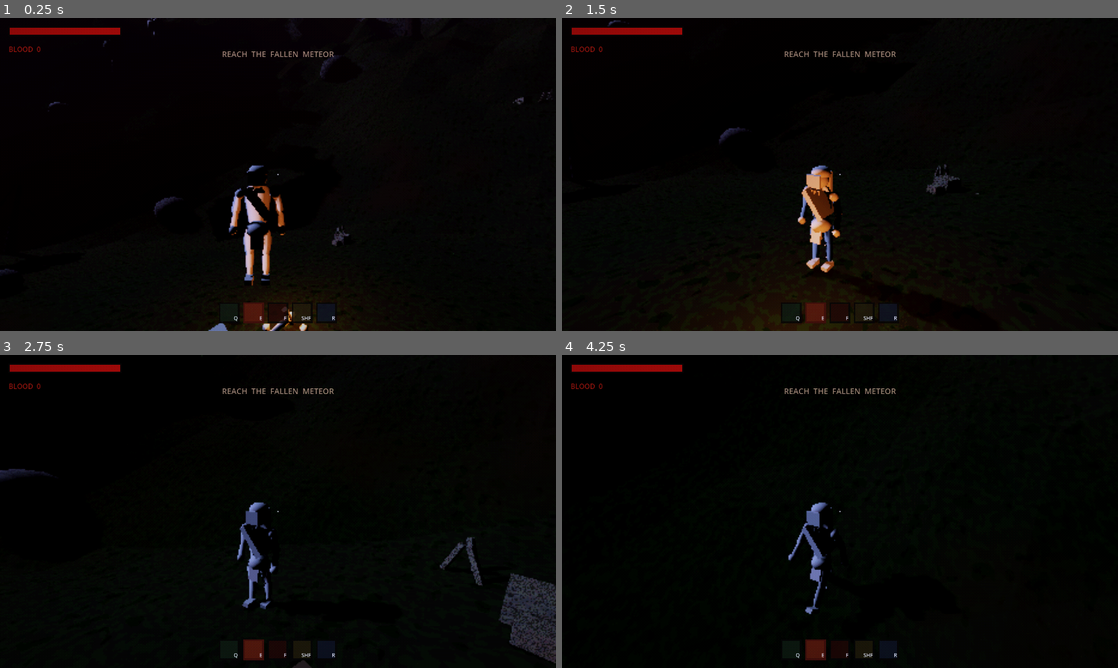
Above: before the commit, frames 1-4 (two rows, left to right).
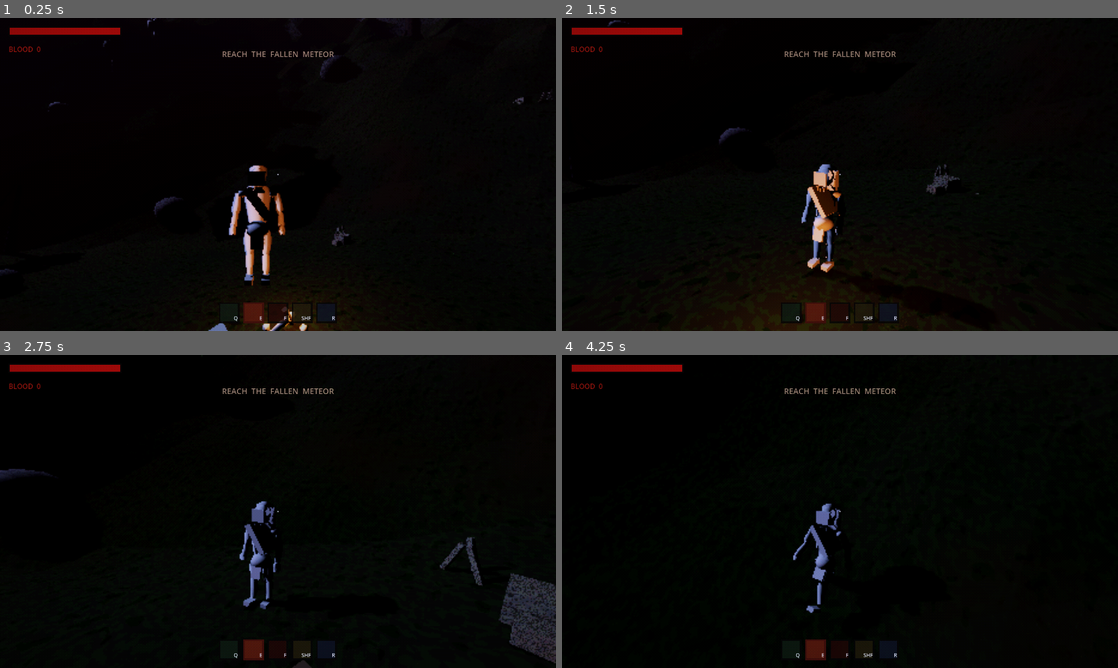
Above: after the commit, the same moments.

Repository: nicolaspazos/METAZOIC
Game: Godot game, scene res://scenes/main.tscn
Same seed, same stepped clock (60 frames per second), same inputs: the game is played once before the commit and once after it.
Inputs (mouse positions are in pixels of both pictures, inside the frame that each line leads up to):
- Up to frame 1 (0.25 s): no input
- Up to frame 2 (1.5 s): tap Enter at 0.5 s; move the mouse to (867, 174) at 0.52 s; hold W from 0.53 s (still down); tap Q at 0.6 s; click (867, 174) at 0.67 s; tap Space at 0.77, 1.07 s; move the mouse to (812, 174) at 1.27 s; tap E at 1.35 s
- Up to frame 3 (2.75 s): keep holding W; tap Space at 1.52, 1.82 s; move the mouse to (289, 505) at 2.02 s; tap F at 2.1 s
- Up to frame 4 (4.25 s): keep holding W; move the mouse to (834, 517) at 2.77 s; tap Shift at 2.85 s; click (834, 517) at 2.92 s; tap Space at 3.02, 3.32, 3.77, 4.07 s; move the mouse to (878, 514) at 3.52 s; tap R at 3.6 s

The runs differ from the first frame. In frame 1, 0.2% of the frame differs, in the area x 41-52%, y 47-70%; in frame 2, 1.3%, in the area x 42-51%, y 46-82%; in frame 3, 0.9%; in frame 4, 1.0%.

Commit message:
Rework character/dino models, beast vocals, weighty animation pass
Models:
- Caveman: lofted skull (heavy cranium, hollowed cheeks, tapered jaw),
  shaggy matted hair crown hugging the skull, broad forged paws,
  deltoids tucked into the torso silhouette
- Raptor: one continuous lofted predator head (brow-heavy skull
  flowing into a long snout, old snout capsule retired), muscled
  forged shins and arms
- Duonychus: full boss-scale lofted anatomy - barrel gut, scythe arms
  thick with muscle, heavy neck, massive thighs
- MeshForge gains tube_z (Z-axis lofts with corrected winding)

Sounds - beast vocals replace chiptune squeals:
- New _beast synth: stacked detuned saws + sub sine, breath noise,
  27Hz growl modulation, tanh saturation
- Rewritten: aggro growl (low, throaty, sub-heavy), pain bark, long
  agonized death bellow, wet bite snap, bone-deep chomp, chesty human
  grunt, huge distant roar with cavern echo

Animations - weight everywhere:
- Caveman: knees flex through the stride, elbows trail arm swings,
  gallop bob, forward run lean, hip roll
- Raptor: digitigrade knee flex, gallop bounce with body pitch,
  bird-of-prey HEAD STABILIZATION (head stays level while the body
  bounces), tail counter-balances pitch

Verified with rendered frames; smoke test PASS.

Co-Authored-By: Claude Opus 4.8 <noreply@anthropic.com>

Diff:
--- a/scripts/enemies/duonychus.gd
+++ b/scripts/enemies/duonychus.gd
@@ -17,9 +17,39 @@
 
 func _ready() -> void:
 	super()
+	_forge_boss_bulk()
 	# Parasite corruption: dark hide veined red.
 	for mi in _mesh_instances:
 		mi.set_instance_shader_parameter("tint_i", Color(0.75, 0.6, 0.6))
+
+
+## The boss gets its own lofted anatomy — a mountain of muscle, not capsules.
+func _forge_boss_bulk() -> void:
+	var body := mesh.get_node_or_null("Body") as MeshInstance3D
+	if body:  # barrel gut swelling from hips to a deep chest
+		body.mesh = MeshForge.tube_y([
+			[-1.15, 0.22, 0.26], [-0.7, 0.56, 0.62], [-0.1, 0.68, 0.74],
+			[0.5, 0.56, 0.6], [0.95, 0.36, 0.4], [1.15, 0.16, 0.18]], 14)
+	for arm_path in ["LeftArmPivot/Arm", "RightArmPivot/Arm"]:
+		var arm := mesh.get_node_or_null(arm_path) as MeshInstance3D
+		if arm:  # scythe-bearing arms thick with muscle
+			arm.mesh = MeshForge.tube_y([
+				[-0.55, 0.09, 0.09], [-0.25, 0.17, 0.16],
+				[0.1, 0.15, 0.14], [0.45, 0.11, 0.11]], 9)
+	var neck_low := mesh.get_node_or_null("NeckPivot/NeckLow") as MeshInstance3D
+	if neck_low:
+		neck_low.mesh = MeshForge.tube_y([
+			[-0.42, 0.15, 0.17], [0.0, 0.22, 0.24], [0.42, 0.17, 0.19]], 10)
+	var neck_up := mesh.get_node_or_null("NeckPivot/NeckUp") as MeshInstance3D
+	if neck_up:
+		neck_up.mesh = MeshForge.tube_y([
+			[-0.35, 0.11, 0.12], [0.0, 0.155, 0.165], [0.35, 0.12, 0.13]], 10)
+	for thigh_path in ["LeftLegPivot/Thigh", "RightLegPivot/Thigh"]:
+		var thigh := mesh.get_node_or_null(thigh_path) as MeshInstance3D
+		if thigh:
+			thigh.mesh = MeshForge.tube_y([
+				[-0.45, 0.15, 0.19], [-0.15, 0.26, 0.31],
+				[0.15, 0.28, 0.31], [0.42, 0.19, 0.23]], 10)
 
 
 func _process(delta: float) -> void:
--- a/scripts/enemies/raptor.gd
+++ b/scripts/enemies/raptor.gd
@@ -88,6 +88,28 @@
 		if seg:
 			seg.mesh = MeshForge.tube_y([
 				[-0.17, 0.06, 0.07], [0.0, 0.09, 0.1], [0.17, 0.07, 0.08]], 8)
+	# One continuous predator head: brow-heavy skull flowing into a long snout.
+	var head := mesh.get_node_or_null("NeckPivot/HeadPivot/Head") as MeshInstance3D
+	if head:
+		head.mesh = MeshForge.tube_z([
+			[-0.14, 0.09, 0.09], [-0.02, 0.125, 0.12], [0.1, 0.11, 0.1],
+			[0.24, 0.075, 0.07], [0.4, 0.055, 0.05], [0.5, 0.02, 0.02]], 10)
+		var old_snout := mesh.get_node_or_null("NeckPivot/HeadPivot/Snout")
+		if old_snout:
+			old_snout.visible = false
+	# Muscled shins and arms instead of sticks.
+	for limb in ["LeftLegPivot/Shin", "RightLegPivot/Shin"]:
+		var shin := mesh.get_node_or_null(limb) as MeshInstance3D
+		if shin:
+			shin.mesh = MeshForge.tube_y([
+				[-0.22, 0.035, 0.05], [-0.05, 0.055, 0.075],
+				[0.12, 0.05, 0.065], [0.2, 0.04, 0.05]], 8)
+	for arm_name in ["ArmL", "ArmR"]:
+		var arm := mesh.get_node_or_null(arm_name) as MeshInstance3D
+		if arm:
+			arm.mesh = MeshForge.tube_y([
+				[-0.14, 0.025, 0.025], [-0.04, 0.048, 0.045],
+				[0.07, 0.04, 0.038], [0.13, 0.028, 0.028]], 7)
 
 
 func is_alive() -> bool:
@@ -192,11 +214,22 @@
 	var swing := sin(_anim_t) * 0.8 * clampf(run_ratio, 0.1, 1.2)
 	l_leg.rotation.x = swing
 	r_leg.rotation.x = -swing
-	# Whip-like tail: each segment lags the previous one.
+	# Knees flex through the stride — real digitigrade gait, not pendulum legs.
+	var l_shin := l_leg.get_node("Shin") as Node3D
+	var r_shin := r_leg.get_node("Shin") as Node3D
+	l_shin.rotation.x = -0.5 + maxf(0.0, -sin(_anim_t)) * 0.7 * run_ratio
+	r_shin.rotation.x = -0.5 + maxf(0.0, sin(_anim_t)) * 0.7 * run_ratio
+	# Gallop: the body bounces and pitches with each stride...
+	mesh.position.y = absf(sin(_anim_t)) * 0.06 * run_ratio
+	mesh.rotation.x = sin(_anim_t * 2.0) * 0.03 * run_ratio
+	# ...while the head stays eerily level — bird-of-prey stabilization.
+	neck.rotation.x = -mesh.rotation.x * 2.2 + sin(_anim_t * 2.0) * 0.04 * run_ratio
+	neck.position.y = 1.1 - mesh.position.y * 0.7
+	# Whip-like tail: each segment lags the previous one, counter-balancing.
 	tail.rotation.y = sin(_anim_t * 0.6) * 0.3
 	tail2.rotation.y = sin(_anim_t * 0.6 - 0.7) * 0.35
 	tail3.rotation.y = sin(_anim_t * 0.6 - 1.4) * 0.4
-	neck.rotation.x = sin(_anim_t * 2.0) * 0.06 * run_ratio
+	tail.rotation.x = -mesh.rotation.x * 1.5
 	# Jaw eases toward its target (wide during lunges, chattering at rest).
 	jaw.rotation.x = lerpf(jaw.rotation.x, _jaw_target, 12.0 * delta)
 
--- a/scripts/player/caveman_visual.gd
+++ b/scripts/player/caveman_visual.gd
@@ -55,6 +55,27 @@
 		shin.mesh = MeshForge.tube_y([
 			[-0.26, 0.045, 0.05], [-0.1, 0.075, 0.08],
 			[0.1, 0.09, 0.09], [0.24, 0.07, 0.07]], 9)
+	# A real skull: heavy cranium, hollowed cheeks, tapered jaw.
+	var head: MeshInstance3D = $Head
+	head.mesh = MeshForge.tube_y([
+		[-0.17, 0.1, 0.11], [-0.06, 0.14, 0.155], [0.05, 0.16, 0.17],
+		[0.14, 0.145, 0.155], [0.2, 0.06, 0.07]], 12)
+	# Shaggy matted crown that hugs the skull instead of a floating helmet.
+	var crown: MeshInstance3D = $HairTop
+	crown.mesh = MeshForge.tube_y([
+		[-0.2, 0.15, 0.17], [-0.05, 0.19, 0.2], [0.08, 0.175, 0.185],
+		[0.15, 0.08, 0.1]], 10)
+	# Broad working hands (paws, not marbles).
+	for pivot in [l_arm, r_arm]:
+		var hand: MeshInstance3D = pivot.get_node("Hand")
+		hand.mesh = MeshForge.tube_y([
+			[-0.1, 0.05, 0.06], [-0.02, 0.078, 0.088],
+			[0.05, 0.062, 0.075], [0.1, 0.03, 0.045]], 8)
+	# Tuck the deltoids into the torso silhouette.
+	for shoulder_name in ["ShoulderL", "ShoulderR"]:
+		var s: MeshInstance3D = get_node(shoulder_name)
+		s.scale = Vector3(0.85, 0.72, 0.95)
+		s.position.x *= 0.9
 
 
 ## The parasite bonds: hair parts to reveal the face, parasite fists grow in.
@@ -70,11 +91,25 @@
 	var idle_sway := sin(_t * 2.0) * 0.04 * (1.0 - move_amount)
 	l_leg.rotation.x = swing
 	r_leg.rotation.x = -swing
+	# Knees flex as each leg swings back — no more stiff peg legs.
+	var l_shin := l_leg.get_node("Shin") as Node3D
+	var r_shin := r_leg.get_node("Shin") as Node3D
+	l_shin.rotation.x = -0.08 + maxf(0.0, -sin(_t)) * 0.85 * move_amount
+	r_shin.rotation.x = -0.08 + maxf(0.0, sin(_t)) * 0.85 * move_amount
 	# Arms are owned by the attack tween while one is running.
 	if _attack_tween == null or not _attack_tween.is_running():
 		l_arm.rotation = Vector3(-swing * 0.8 + idle_sway, 0.0, 0.07)
 		r_arm.rotation = Vector3(swing * 0.8 + idle_sway, 0.0, -0.07)
 		torso.rotation.y = 0.0
+		# Elbows trail the swing.
+		(l_arm.get_node("Forearm") as Node3D).rotation.x = \
+			-0.3 - maxf(0.0, swing) * 0.5
+		(r_arm.get_node("Forearm") as Node3D).rotation.x = \
+			-0.3 - maxf(0.0, -swing) * 0.5
+	# Whole-body weight: gallop bob, forward lean, hip roll.
+	position.y = -absf(sin(_t)) * 0.05 * move_amount
+	rotation.x = -0.1 * move_amount
+	rotation.z = sin(_t) * 0.045 * move_amount
 	# Idle breathing bob.
 	torso.position.y = _torso_base + sin(_t * 2.0) * 0.02
 	# Loincloth flaps sway with the run.
--- a/scripts/world/mesh_forge.gd
+++ b/scripts/world/mesh_forge.gd
@@ -51,3 +51,45 @@
 	var mesh := ArrayMesh.new()
 	mesh.add_surface_from_arrays(Mesh.PRIMITIVE_TRIANGLES, arrays)
 	return mesh
+
+
+## Loft along local +Z (snouts, heads). `profile` = [z, radius_x, radius_y] rings.
+## Winding is mirrored vs tube_y (axis swap flips handedness).
+static func tube_z(profile: Array, radial := 10) -> ArrayMesh:
+	var verts := PackedVector3Array()
+	var normals := PackedVector3Array()
+	var uvs := PackedVector2Array()
+	var indices := PackedInt32Array()
+	var ring_count := profile.size()
+	for i in ring_count:
+		var z: float = profile[i][0]
+		var rx: float = profile[i][1]
+		var ry: float = profile[i][2] if profile[i].size() > 2 else profile[i][1]
+		for j in radial + 1:
+			var ang := TAU * float(j) / radial
+			verts.append(Vector3(cos(ang) * rx, sin(ang) * ry, z))
+			normals.append(Vector3(cos(ang) / maxf(rx, 0.01),
+				sin(ang) / maxf(ry, 0.01), 0.0).normalized())
+			uvs.append(Vector2(float(j) / radial, float(i) / (ring_count - 1)))
+	var stride := radial + 1
+	for i in ring_count - 1:
+		for j in radial:
+			var a := i * stride + j
+			var b := i * stride + j + 1
+			var c := (i + 1) * stride + j
+			var d := (i + 1) * stride + j + 1
+			indices.append(a)
+			indices.append(b)
+			indices.append(c)
+			indices.append(b)
+			indices.append(d)
+			indices.append(c)
+	var arrays := []
+	arrays.resize(Mesh.ARRAY_MAX)
+	arrays[Mesh.ARRAY_VERTEX] = verts
+	arrays[Mesh.ARRAY_NORMAL] = normals
+	arrays[Mesh.ARRAY_TEX_UV] = uvs
+	arrays[Mesh.ARRAY_INDEX] = indices
+	var mesh := ArrayMesh.new()
+	mesh.add_surface_from_arrays(Mesh.PRIMITIVE_TRIANGLES, arrays)
+	return mesh
--- a/tools/asset_gen/generate_audio.gd
+++ b/tools/asset_gen/generate_audio.gd
@@ -116,6 +116,33 @@
 			buf[j] += y * amp * env
 
 
+## Beastly vocal: stacked detuned saws + sub sine with a pitch envelope, breath
+## noise, fast growl modulation, all saturated through tanh — animal, not chiptune.
+func _beast(buf: PackedFloat32Array, start: float, dur: float, f0: float, f1: float,
+		amp: float, growl := 0.4, breath := 0.5) -> void:
+	var i0 := int(start * SR)
+	var n := int(dur * SR)
+	var ph1 := 0.0
+	var ph2 := 0.0
+	var ph3 := 0.0
+	var y := 0.0
+	for i in n:
+		var t := float(i) / SR
+		var p := float(i) / n
+		var f := lerpf(f0, f1, p) * (1.0 + growl * 0.5 * sin(TAU * 27.0 * t))
+		ph1 += f / SR
+		ph2 += f * 1.007 / SR
+		ph3 += f * 0.5 / SR
+		var s := (2.0 * fposmod(ph1, 1.0) - 1.0) * 0.5 \
+			+ (2.0 * fposmod(ph2, 1.0) - 1.0) * 0.35 + sin(TAU * ph3) * 0.6
+		y += 0.12 * (rng.randf_range(-1.0, 1.0) - y)
+		s += y * breath
+		var env := minf(t / 0.03, 1.0) * pow(1.0 - p, 1.3)
+		var j := i0 + i
+		if j < buf.size():
+			buf[j] += tanh(s * 2.2) * amp * env
+
+
 # ---------------------------------------------------------------- SFX
 
 func _sfx() -> void:
@@ -130,31 +157,28 @@
 	_burst(b, 0.0, 0.12, 0.6, 0.6, 0.2)
 	_save("hit", b)
 
-	b = _buf(0.2)                      # raptor bite snap
-	_burst(b, 0.0, 0.05, 0.9, 0.8, 0.4)
-	_burst(b, 0.07, 0.06, 0.7, 0.8, 0.4)
-	_tone(b, 0.0, 0.12, 300, 190, 0.4)
+	b = _buf(0.24)                     # raptor bite — wet snap, no chirp
+	_burst(b, 0.0, 0.05, 1.0, 0.85, 0.4)
+	_beast(b, 0.02, 0.14, 150, 85, 0.7, 0.6, 0.6)
+	_burst(b, 0.09, 0.06, 0.7, 0.8, 0.4)
 	_save("bite", b)
 
-	b = _buf(0.55)                     # aggro growl
-	_tone(b, 0.0, 0.55, 95, 62, 0.7, 2, 0.25)
-	_burst(b, 0.0, 0.5, 0.25, 0.15, 0.08)
+	b = _buf(0.95)                     # aggro growl — low, throaty, sub-heavy
+	_beast(b, 0.0, 0.9, 58, 36, 0.85, 0.55, 0.55)
 	_save("growl", b)
 
-	b = _buf(0.32)                     # raptor pain screech
-	_tone(b, 0.0, 0.3, 1050, 560, 0.55, 1, 0.35)
-	_burst(b, 0.0, 0.2, 0.2, 0.7, 0.3)
+	b = _buf(0.4)                      # raptor pain — harsh bark, not a whistle
+	_beast(b, 0.0, 0.35, 340, 150, 0.8, 0.75, 0.8)
+	_burst(b, 0.0, 0.15, 0.35, 0.75, 0.3)
 	_save("raptor_hurt", b)
 
-	b = _buf(0.95)                     # raptor death screech
-	_tone(b, 0.0, 0.85, 1250, 190, 0.6, 1, 0.5)
-	_tone(b, 0.1, 0.7, 620, 120, 0.35, 2, 0.3)
-	_burst(b, 0.4, 0.5, 0.35, 0.4, 0.08)
+	b = _buf(1.35)                     # raptor death — long agonized bellow
+	_beast(b, 0.0, 1.25, 280, 60, 0.85, 0.6, 0.7)
+	_burst(b, 0.7, 0.6, 0.35, 0.25, 0.05)
 	_save("raptor_die", b)
 
-	b = _buf(0.26)                     # caveman grunt
-	_tone(b, 0.0, 0.22, 220, 120, 0.7, 1, 0.15)
-	_burst(b, 0.0, 0.15, 0.3, 0.4, 0.15)
+	b = _buf(0.32)                     # caveman grunt — human, chesty
+	_beast(b, 0.0, 0.28, 155, 92, 0.65, 0.25, 0.65)
 	_save("player_hurt", b)
 
 	b = _buf(0.16)                     # jump
@@ -188,10 +212,10 @@
 	_tone(b, 0.0, 0.3, 95, 65, 0.35)
 	_save("dash", b)
 
-	b = _buf(0.3)                      # jaws chomp
+	b = _buf(0.34)                     # jaws chomp — bone-deep crunch
 	_burst(b, 0.0, 0.07, 1.0, 0.9, 0.4)
-	_tone(b, 0.0, 0.2, 80, 45, 0.8)
-	_burst(b, 0.1, 0.08, 0.9, 0.9, 0.4)
+	_beast(b, 0.0, 0.24, 95, 48, 1.0, 0.5, 0.5)
+	_burst(b, 0.11, 0.08, 0.9, 0.9, 0.4)
 	_save("chomp", b)
 
 	b = _buf(0.5)                      # tail sweep — big wide whoosh
@@ -230,12 +254,11 @@
 	_tone(b, 0.0, 0.35, 520, 430, 0.15, 3, 0.2)
 	_save("chitter", b)
 
-	b = _buf(1.6)                      # distant roar on the horizon
-	_tone(b, 0.0, 1.2, 72, 44, 0.55, 3, 0.18)
-	_tone(b, 0.05, 1.0, 55, 36, 0.3, 1, 0.12)
-	_burst(b, 0.1, 1.2, 0.4, 0.06, 0.02)
-	for i in range(b.size() - 1, int(0.3 * SR), -1):  # cheap cavern echo
-		b[i] += b[i - int(0.3 * SR)] * 0.4
+	b = _buf(2.2)                      # distant roar — something huge, far away
+	_beast(b, 0.0, 1.9, 64, 30, 0.75, 0.45, 0.5)
+	_burst(b, 0.2, 1.4, 0.3, 0.05, 0.02)
+	for i in range(b.size() - 1, int(0.32 * SR), -1):  # cheap cavern echo
+		b[i] += b[i - int(0.32 * SR)] * 0.42
 	_save("distant_roar", b)
 
 
Binary file changed: docs/screenshot.png
Not shown, changed: assets/audio/bite.wav
Not shown, changed: assets/audio/block.wav
Not shown, changed: assets/audio/chitter.wav
Not shown, changed: assets/audio/chomp.wav
Not shown, changed: assets/audio/dash.wav
Not shown, changed: assets/audio/distant_roar.wav
Not shown, changed: assets/audio/growl.wav
Not shown, changed: assets/audio/heavy.wav
Not shown, changed: assets/audio/land.wav
Not shown, changed: assets/audio/music.wav
Not shown, changed: assets/audio/player_hurt.wav
(and 5 more such lines)
